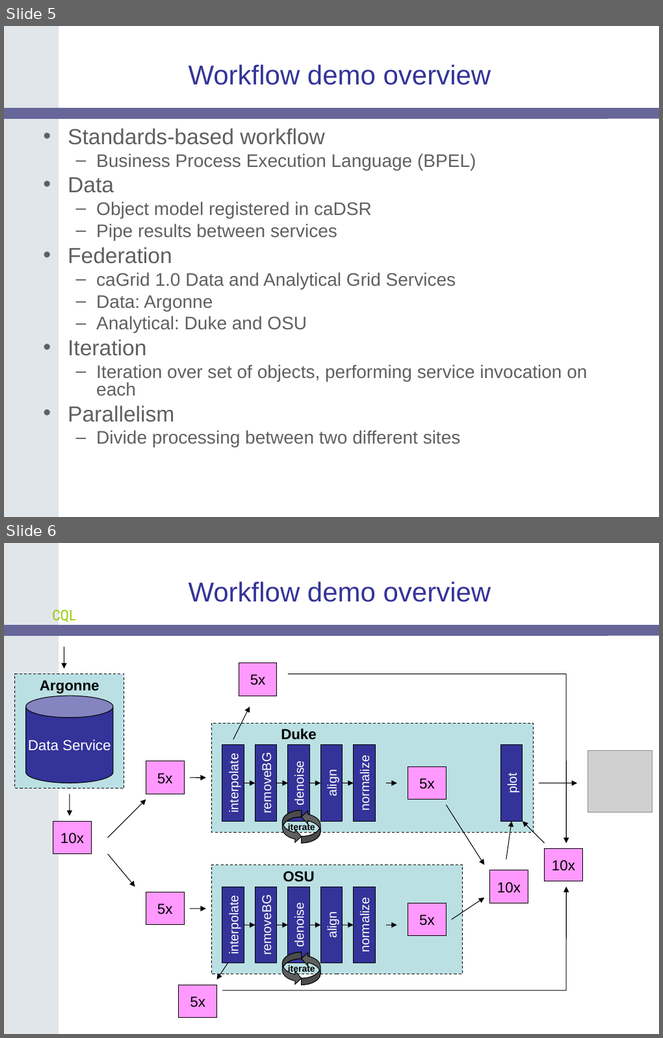
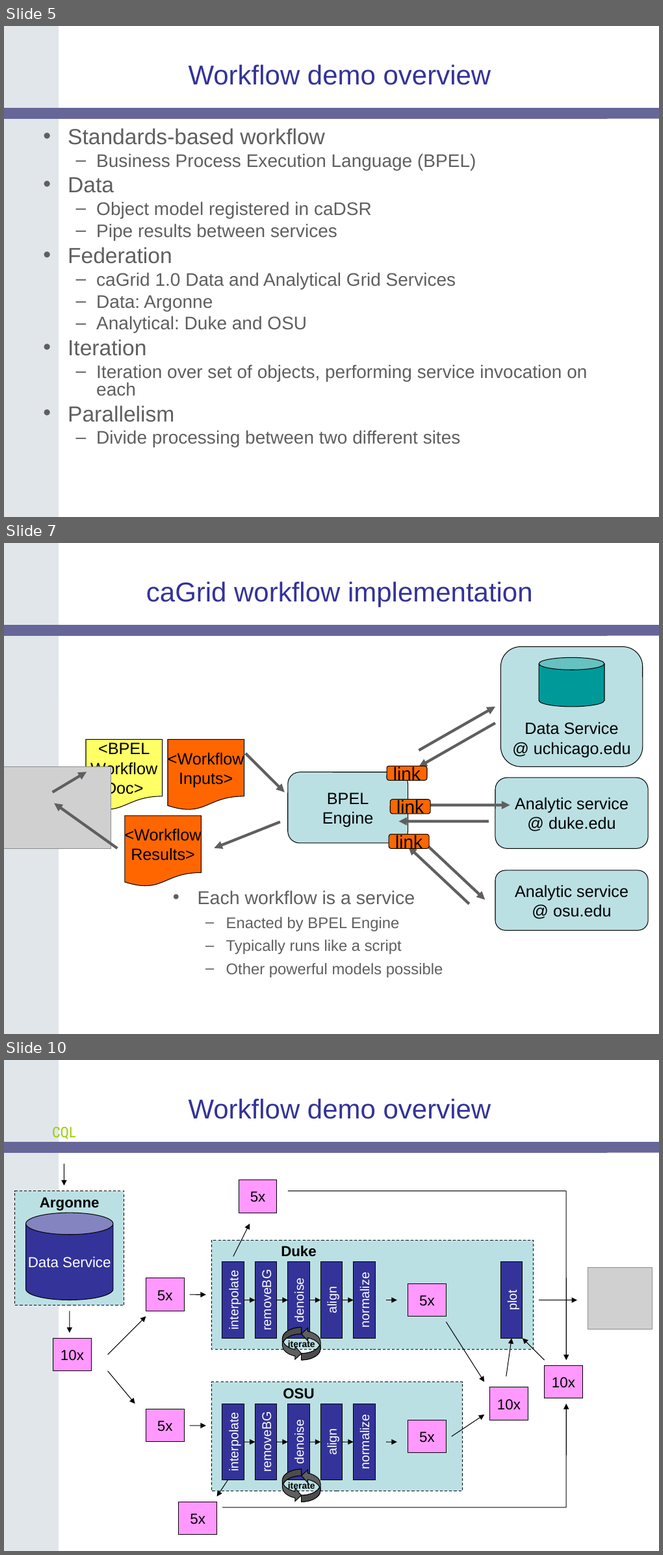
Before and after one commit to NCIP/cagrid-portal, a slide deck: cagrid-1-0/Documentation/presentations/200604_AnnualMeeting/caGrid-1.0-Demo.ppt. Shown one above the other, each under a label of ours: slides 5 and 6 before the commit, slides 5, 7 and 10 after it; the slides between them are not shown. The pictures are 663x1038 and 663x1555 pixels, drawn with LibreOffice and Linux fonts; fonts in the diff are those of the drawing; grey boxes stand for pictures; background and template pictures are left out. Boxes give left, top, right and bottom in pixels: in the first picture for what was removed or moved away, otherwise in the second. Text is boxed around its words. In the diff, an @@ line names an element or a change of style, - is before the commit and + after.

Commit message:
Added visual slides for workflow Demo introduction.

```diff
--- a/cagrid-1-0/Documentation/presentations/200604_AnnualMeeting/caGrid-1.0-Demo.ppt
+++ b/cagrid-1-0/Documentation/presentations/200604_AnnualMeeting/caGrid-1.0-Demo.ppt
@@ slide 7 added at bbox=[4, 543, 659, 1034], background #FFFFFF; not listed: 2 template elements that a slide beside it also shows @@
@@ title added at bbox=[146, 581, 533, 607], 30 pt, text #333399 @@
+caGrid workflow implementation
@@ rounded rectangle added at bbox=[501, 646, 643, 767], fill #BBE0E3, outline #000000 0.74 pt, 18 pt, text #000000 @@
+Data Service
+@ uchicago.edu
@@ cylinder added at bbox=[540, 657, 605, 707], fill #009999, outline #000000 0.74 pt @@
@@ arrow added from (419, 751) to (495, 707), #5F5F5F 3 pt @@
@@ arrow added from (495, 723) to (419, 767), #5F5F5F 3 pt @@
@@ flow chart document added at bbox=[86, 739, 163, 810], fill #FFFF66, outline #000000 0.74 pt, 18 pt, text #000000 @@
+<BPEL
+Workflow
+Doc>
@@ flow chart document added at bbox=[168, 739, 244, 810], fill #FF6600, outline #000000 0.74 pt, 18 pt, text #000000 @@
+<Workflow
+Inputs>
@@ arrow added from (246, 754) to (284, 793), #5F5F5F 3 pt @@
@@ picture added at bbox=[4, 767, 111, 849] @@
@@ arrow added from (53, 793) to (87, 772), #5F5F5F 3 pt @@
@@ rounded rectangle added at bbox=[287, 772, 408, 843], fill #BBE0E3, outline #000000 0.74 pt, 18 pt, text #000000 @@
+BPEL
+Engine
@@ rounded rectangle added at bbox=[387, 767, 426, 781], fill #FF6600, outline #000000 0.74 pt, 20 pt, text #000000 @@
+link
@@ rounded rectangle added at bbox=[495, 778, 648, 849], fill #BBE0E3, outline #000000 0.74 pt, 18 pt, text #000000 @@
+Analytic service
+@ duke.edu
@@ arrow added from (117, 849) to (55, 803), #5F5F5F 3 pt @@
@@ rounded rectangle added at bbox=[391, 800, 430, 814], fill #FF6600, outline #000000 0.74 pt, 20 pt, text #000000 @@
+link
@@ arrow added from (420, 805) to (510, 805), #5F5F5F 3 pt @@
@@ flow chart document added at bbox=[124, 816, 201, 887], fill #FF6600, outline #000000 0.74 pt, 18 pt, text #000000 @@
+<Workflow
+Results>
@@ arrow added from (280, 822) to (215, 849), #5F5F5F 3 pt @@
@@ rounded rectangle added at bbox=[389, 835, 429, 849], fill #FF6600, outline #000000 0.74 pt, 20 pt, text #000000 @@
+link
@@ arrow added from (489, 821) to (399, 821), #5F5F5F 3 pt @@
@@ arrow added from (469, 904) to (408, 847), #5F5F5F 3 pt @@
@@ arrow added from (425, 843) to (485, 900), #5F5F5F 3 pt @@
@@ rounded rectangle added at bbox=[495, 871, 648, 931], fill #BBE0E3, outline #000000 0.74 pt, 18 pt, text #000000 @@
+Analytic service
+@ osu.edu
@@ text added at bbox=[198, 891, 443, 978], 17 pt, text #5F5F5F @@
+• Each workflow is a service
+  – Enacted by BPEL Engine
+  – Typically runs like a script
+  – Other powerful models possible
@@ what was slide 6 is now slide 10 @@
```
Also in this commit, not shown: 3 other slides added.
